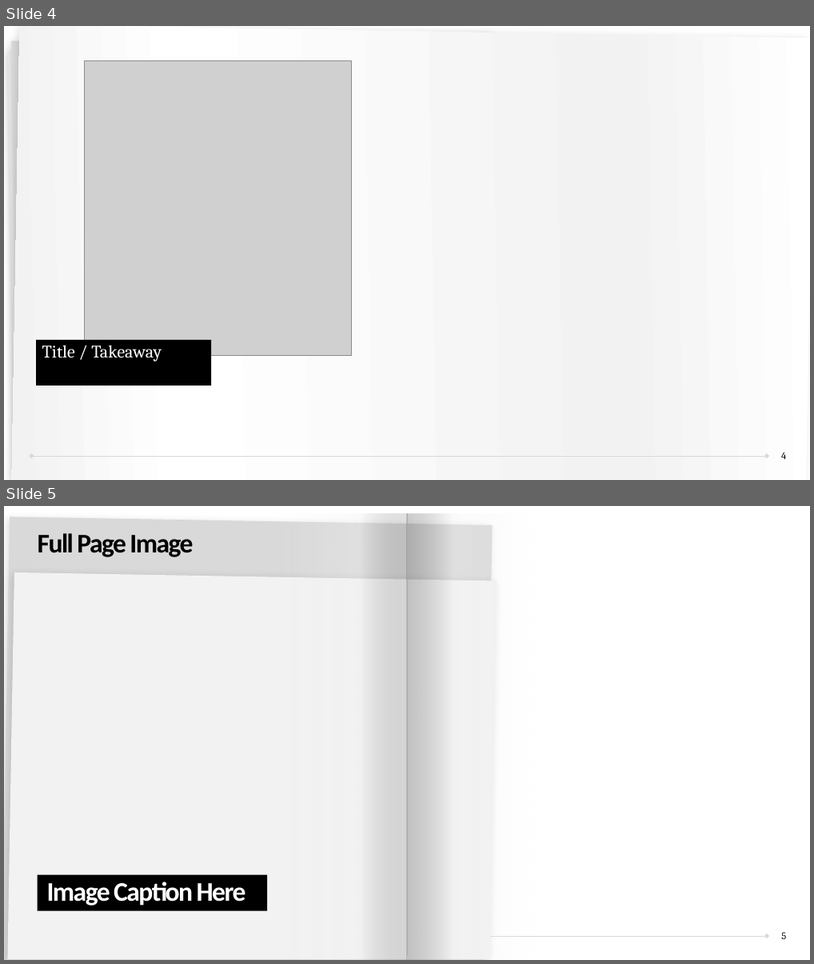
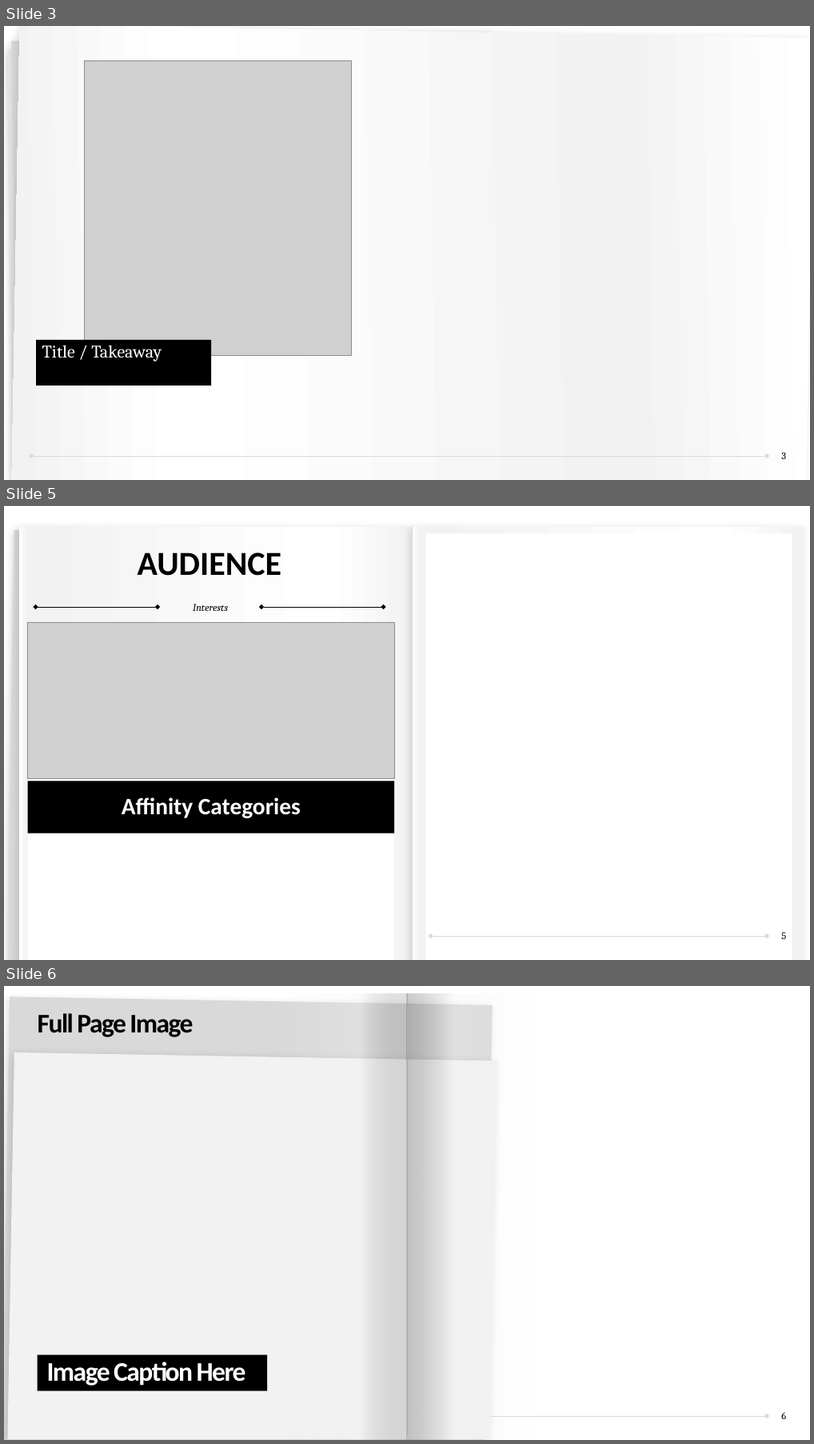
Before and after one commit to sibineejokela/Google_Analytics, a slide deck: Google_Analytics_ZJPhotography.pptx. Shown one above the other, each under a label of ours: slides 4 and 5 before the commit, slides 3, 5 and 6 after it; the slides between them are not shown. The pictures are 814x964 and 814x1444 pixels, drawn with LibreOffice and Linux fonts; fonts in the diff are those of the drawing; grey boxes stand for pictures. Boxes give left, top, right and bottom in pixels: in the first picture for what was removed or moved away, otherwise in the second. Text is boxed around its words. In the diff, an @@ line names an element or a change of style, - is before the commit and + after.

```diff
--- a/Google_Analytics_ZJPhotography.pptx
+++ b/Google_Analytics_ZJPhotography.pptx
@@ slide 5 added at (4, 506, 810, 960), background #FFFFFF; not listed: 1 template element that a slide beside it also shows @@
@@ group added at (7, 527, 804, 960): 2 freeform shapes, 2 rectangles, 1 line @@
@@ text added at (138, 552, 282, 576), 40 pt, text #000000, bold @@
+AUDIENCE
@@ rectangle added at (426, 534, 793, 960), fill #FFFFFF @@
@@ rectangle added at (27, 624, 394, 960), fill #FFFFFF @@
@@ picture added at (27, 622, 394, 778) @@
@@ double arrow added from (35, 607) to (158, 607), #000000 0.5 pt @@
@@ text added at (193, 604, 228, 611), 12 pt, text #000000, italic @@
+Interests
@@ double arrow added from (262, 607) to (384, 607), #000000 0.5 pt @@
@@ text added at (27, 780, 394, 832), fill #000000, 28 pt, text #FFFFFF, bold @@
+Affinity Categories
@@ double arrow added from (431, 936) to (767, 936), #D9D9D9 0.25 pt @@
@@ page number added at (782, 932, 786, 939), 12 pt, text #000000 @@
+5
@@ what was slide 4 is now slide 3 @@
@@ page number at (782, 452, 786, 459): text changed @@
-4
+3
@@ what was slide 5 is now slide 6 @@
@@ page number at (782, 1412, 786, 1419): text changed @@
-5
+6
```
Also in this commit, not shown: 2 other slides added, 2 slides removed, 6 other files.
